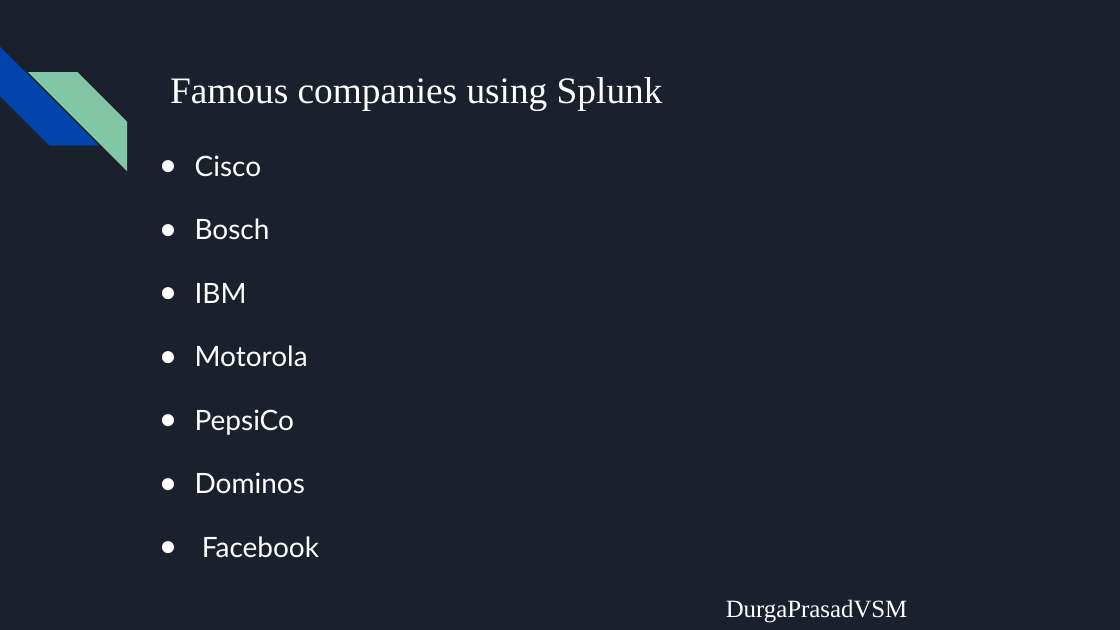
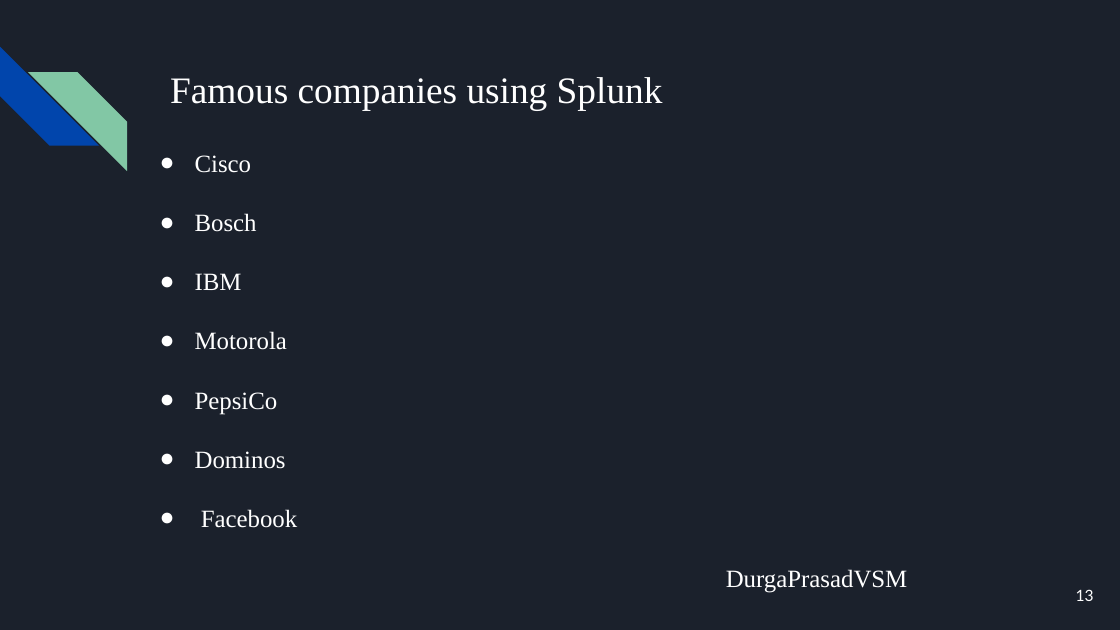
Before and after one commit to VSMDURGAPRASAD/splunk-project, a slide deck: slide 13 of docs/Splunk.pptx. Drawn at 1120x630 pixels with LibreOffice and Linux fonts; fonts in the diff are those of the drawing. Boxes give left, top, right and bottom in pixels: in the first picture for what was removed or moved away, otherwise in the second. Text is boxed around its words. In the diff, an @@ line names an element or a change of style, - is before the commit and + after.

Commit message:
Updated slides with Page alienation and Formatting

```diff
--- a/docs/Splunk.pptx
+++ b/docs/Splunk.pptx
@@ text at box(195, 155, 298, 528): size 18 to 16 pt, font Lato to Times New Roman in "Cisco", "Bosch", "IBM", "Motorola" and 3 more places @@
@@ page number added at box(1076, 589, 1094, 601), 10 pt, text #FFFFFF @@
+13
```
Also in this commit, not shown: 17 other slides changed.
